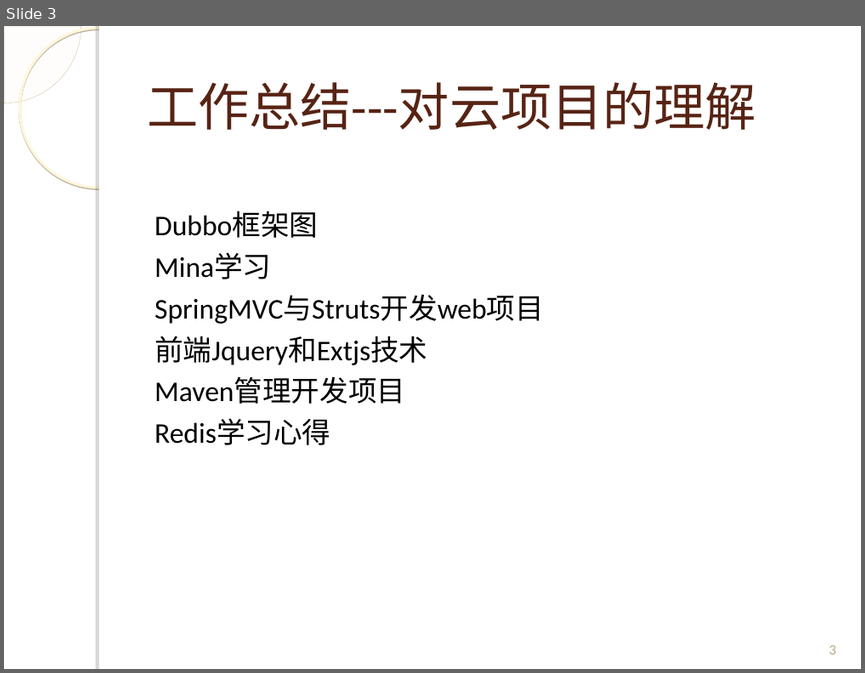
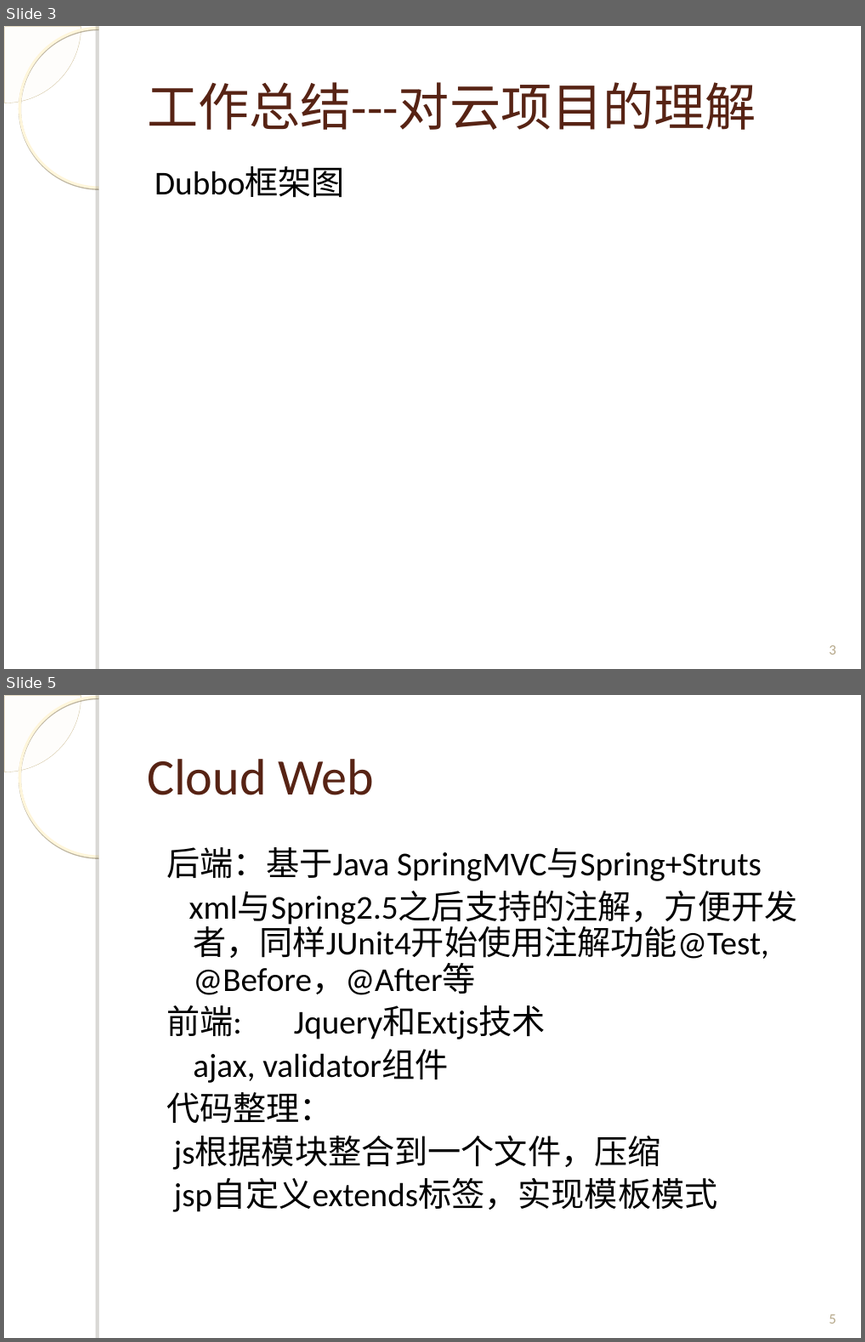
Before and after one commit to Spectrumleeee/Works, a slide deck: document/转正答辩_云平台部_黎光谱.ppt. Shown one above the other, each under a label of ours: slide 3 before the commit, slides 3 and 5 after it; the slides between them are not shown. The pictures are 865x673 and 865x1342 pixels, drawn with LibreOffice and Linux fonts; fonts in the diff are those of the drawing; background and template pictures are left out. Boxes give left, top, right and bottom in pixels: in the first picture for what was removed or moved away, otherwise in the second. Text is boxed around its words. In the diff, an @@ line names an element or a change of style, - is before the commit and + after.

```diff
--- a/document/转正答辩_云平台部_黎光谱.ppt
+++ b/document/转正答辩_云平台部_黎光谱.ppt
@@ slide 5 added at [4,695,861,1338], background picture (left out); not listed: 4 template elements that a slide beside it also shows @@
@@ title added at [147,759,375,795], 43 pt, text #572314 @@
+Cloud Web
@@ text added at [166,847,798,1212], 28 pt, text #000000 @@
+后端：基于Java SpringMVC与Spring+Struts
+xml与Spring2.5之后支持的注解，方便开发者，同样JUnit4开始使用注解功能@Test, @Before，@After等
+前端: Jquery和Extjs技术
+ajax, validator组件
+代码整理：
+js根据模块整合到一个文件，压缩
+jsp自定义extends标签，实现模板模式
@@ page number added at [828,1314,835,1323], 12 pt, text #B5A788 @@
+5
@@ slide 3 changed as well @@
@@ freeform shape at [4,26,80,102]: outline redrawn @@
@@ ellipse at [19,28,179,188]: shadow changed @@
@@ text "Dubbo框架图" at [154,166,345,198]: size 24 to 28 pt; line spacing 1 to 0.9 @@
@@ text at [154,254,544,445]: paragraphs removed @@
-Mina学习
-SpringMVC与Struts开发web项目
-前端Jquery和Extjs技术
-Maven管理开发项目
-Redis学习心得
```
Also in this commit, not shown: 6 other slides changed, 6 other slides added, 1 other file.
